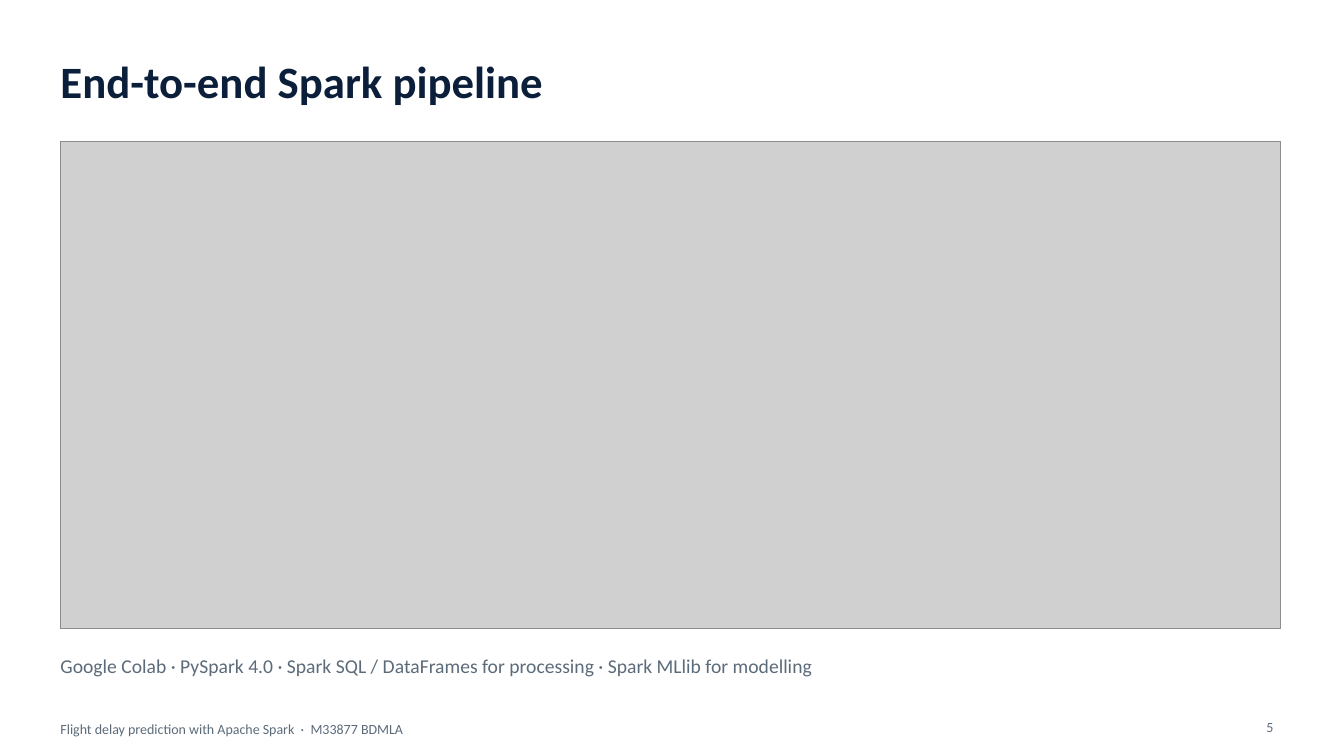
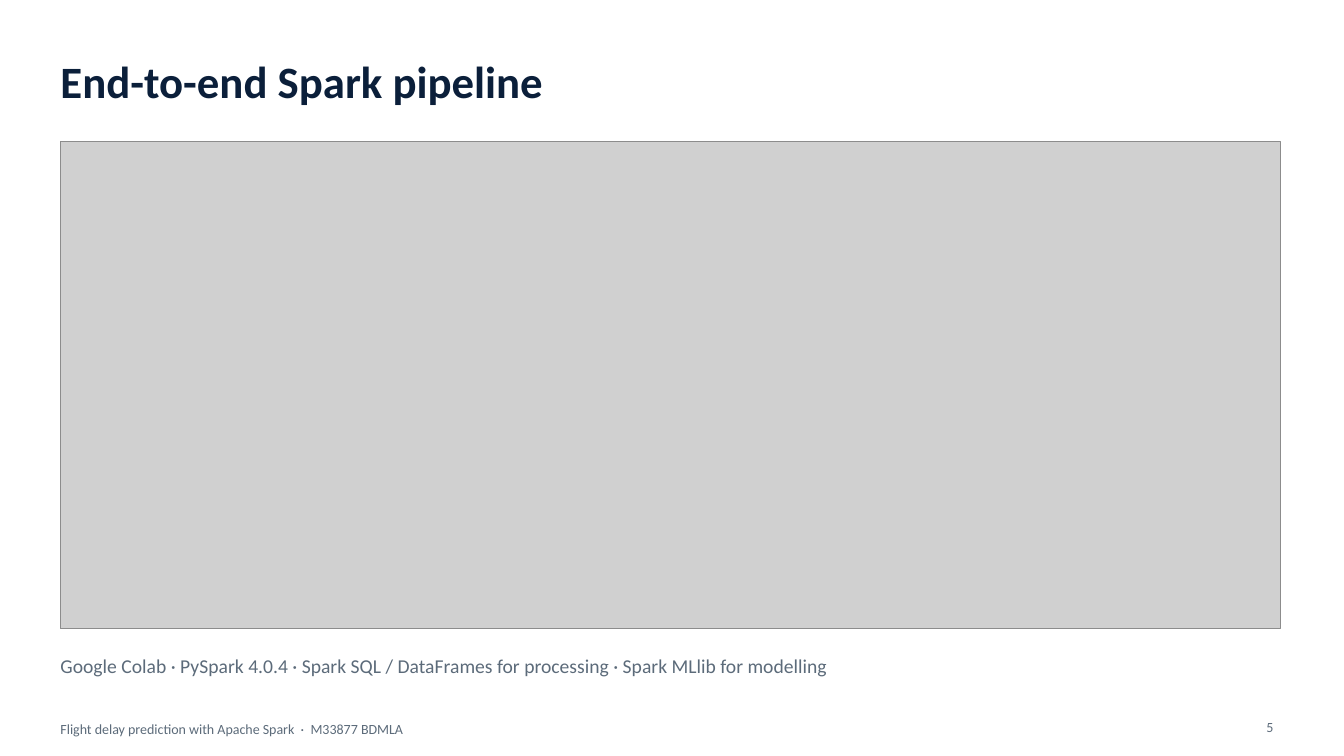
Before and after one commit to tiong0526/clone-21092024, a slide deck: slide 5 of bdmla-flight-delay/presentation/BDMLA_CW1_Flight_Delay_Presentation.pptx. Drawn at 1344x756 pixels with LibreOffice and Linux fonts; fonts in the diff are those of the drawing; grey boxes stand for pictures. Boxes give left, top, right and bottom in pixels: in the first picture for what was removed or moved away, otherwise in the second. Text is boxed around its words. In the diff, an @@ line names an element or a change of style, - is before the commit and + after.

```diff
--- a/bdmla-flight-delay/presentation/BDMLA_CW1_Flight_Delay_Presentation.pptx
+++ b/bdmla-flight-delay/presentation/BDMLA_CW1_Flight_Delay_Presentation.pptx
@@ text at <box>60,659,827,677</box>: text changed @@
-Google Colab · PySpark 4.0 · Spark SQL / DataFrames for processing · Spark MLlib for modelling
+Google Colab · PySpark 4.0.4 · Spark SQL / DataFrames for processing · Spark MLlib for modelling
```
Also in this commit, not shown: 10 other slides changed, 21 other files.
